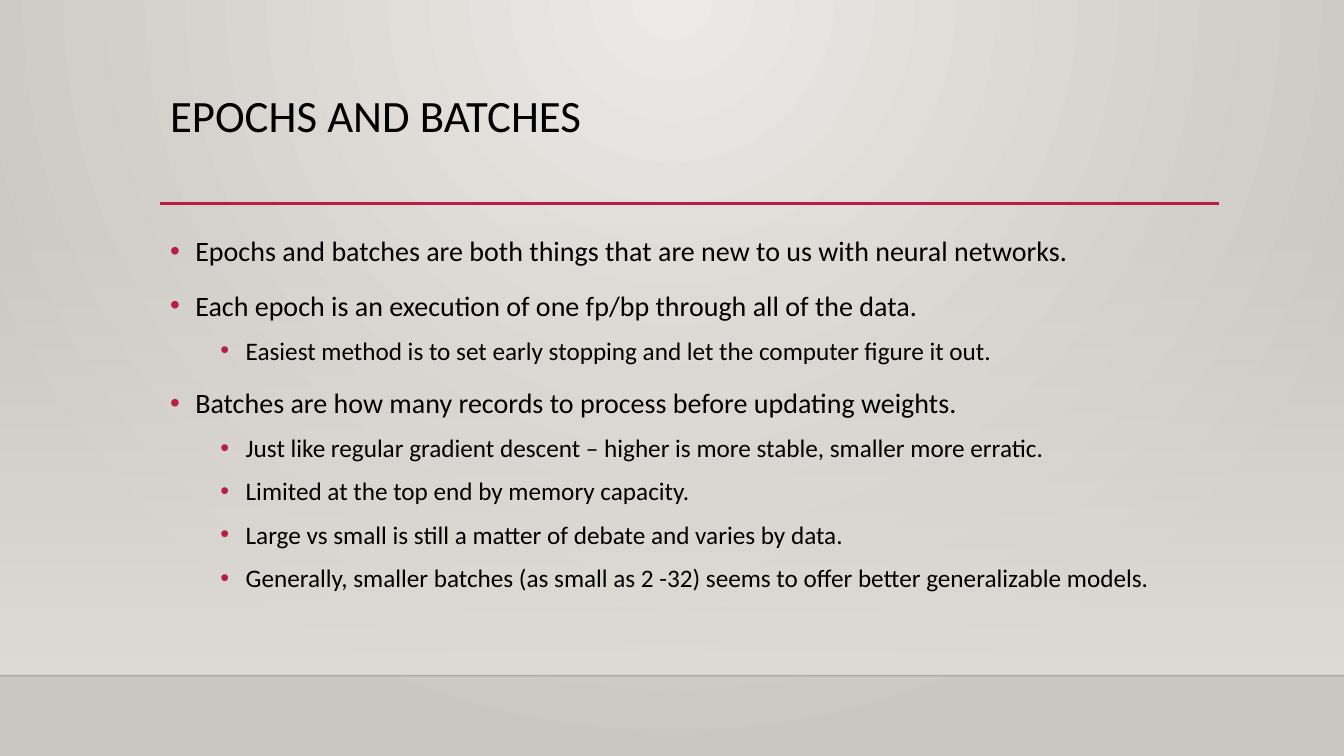
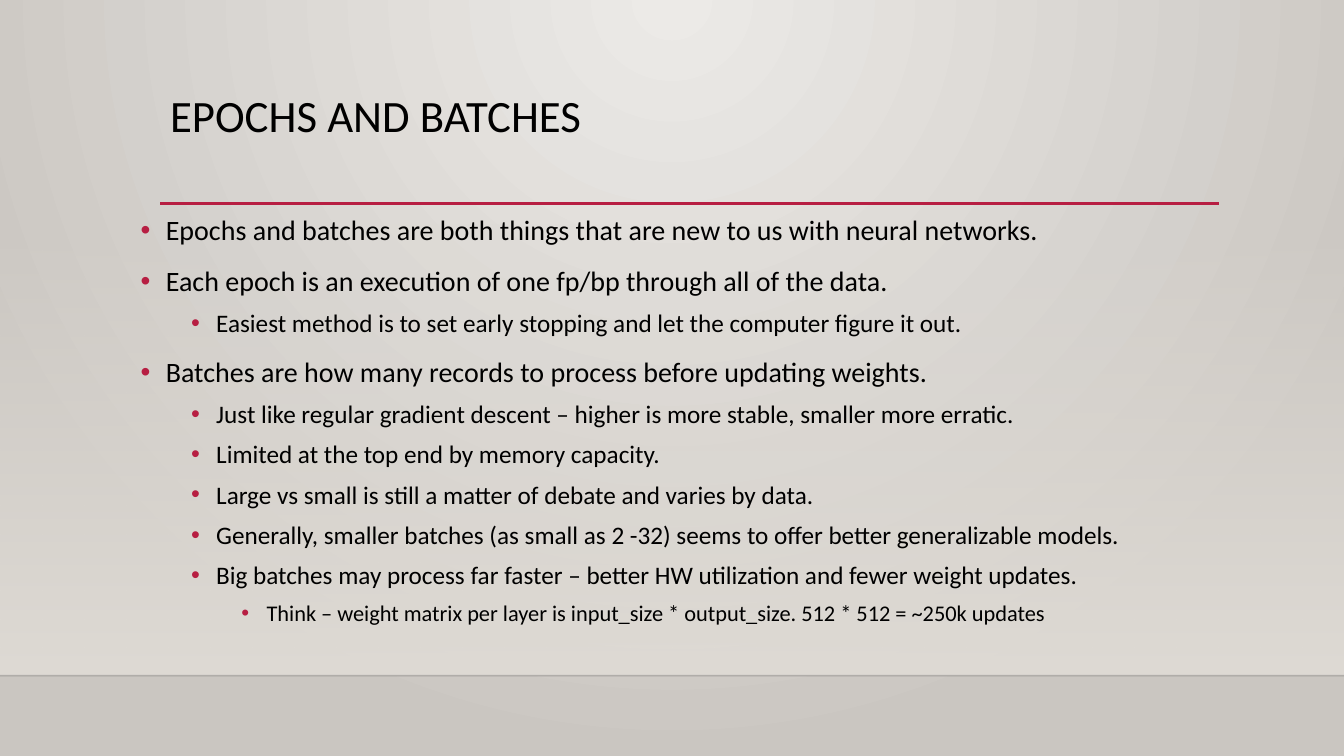
Before and after one commit to allyryry/3950_Workbooks, a slide deck: slide 9 of reference_content/Slides/tensorflow_optimization.pptx (slide 6 before the commit). Drawn at 1344x756 pixels with LibreOffice and Linux fonts; fonts in the diff are those of the drawing; background and template pictures are left out. Boxes give left, top, right and bottom in pixels: in the first picture for what was removed or moved away, otherwise in the second. Text is boxed around its words. In the diff, an @@ line names an element or a change of style, - is before the commit and + after.

```diff
--- a/reference_content/Slides/tensorflow_optimization.pptx
+++ b/reference_content/Slides/tensorflow_optimization.pptx
@@ text "Epochs and batches are both ...": place and size @@
-text "Epochs and batches are both ..." at <box>195,241,1148,592</box>
+text "Epochs and batches are both ..." at <box>166,220,1118,625</box>
@@ text at <box>166,220,1118,549</box>: line spacing 1.2 to 1.1 @@
@@ text at <box>216,566,1076,625</box>: paragraphs added @@
+  • Big batches may process far faster – better HW utilization and fewer weight updates.
+    • Think – weight matrix per layer is input_size * output_size. 512 * 512 = ~250k updates
```
Also in this commit, not shown: 3 other slides changed, 7 slides added, 7 other files.
